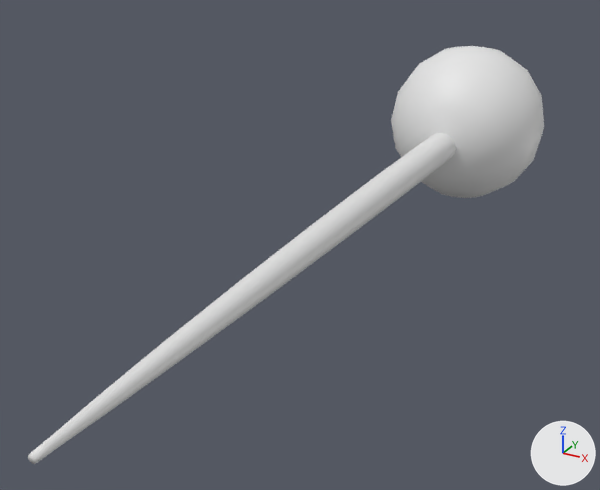
A saved change to the FBX model Assets/models/Squid.fbx.
Before and after are seen from a 50 mm lens placed at (3.25, -10.65, 3.05), pointed at (-0.41, -4.0, -0.28). The lights are fixed; the arrows at lower right show +X, +Y and +Z.

Script lines for the objects in view, before the commit:
```python
me_cylinder_001 = bpy.data.meshes.new('Cylinder.001')
me_cylinder_001.from_pydata(...)  # 2080 vertices, 2050 faces; spans x -0.18..0.18, y -8.01..-0.64, z 1.71..2.08
me_cylinder_002 = bpy.data.meshes.new('Cylinder.002')
me_cylinder_002.from_pydata(...)  # a UV sphere (16 segments, 8 rings, poles along z) spanning x -1.0..1.0, y -1.16..0.84, z 0.97..2.97
ob_cylinder = bpy.data.objects.new('Cylinder', me_cylinder_001)
ob_cylinder.location = (0.0, 0.0, -1.867)
ob_cylinder_001 = bpy.data.objects.new('Cylinder.001', me_cylinder_002)
ob_cylinder_001.location = (0.0, 0.0, -1.867)
```
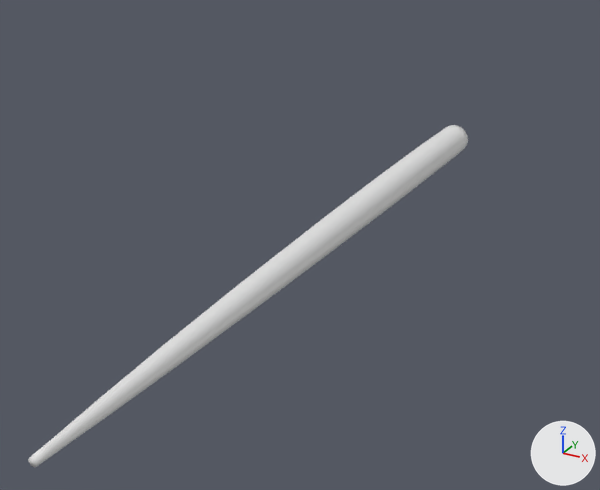
The change, as JSON lines over the scene's bpy script:
```json
{"block": "me_cylinder_001", "where": "me_cylinder_001.from_pydata(...)  # 2080 vertices, 2050 faces; spans x -0.18..0.18, y -8.01..-0.64, z 1.71..2.08"}
{"block": "me_cylinder_001", "where": "# used by ob_cylinder; location = (0.0, 0.0, -1.867)"}
{"block": "me_cylinder_001", "change": "me_cylinder_001 part 1: the whole mesh is moved by (-0.03, 4.54, -1.9)"}
{"op": "set", "path": "ob_cylinder.location", "old": "(0.0, 0.0, -1.867)", "new": "(0.026, -4.538, 0.01)"}
{"op": "remove", "block": "ob_cylinder_001", "code": ["ob_cylinder_001 = bpy.data.objects.new('Cylinder.001', me_cylinder_002)", "ob_cylinder_001.location = (0.0, 0.0, -1.867)"]}
```

What differs and where, as boxes (x1, y1, x2, y2) in the pictures (600 x 490 px):
```json
{"object": "Cylinder.001", "change": "deleted", "before": [391, 46, 544, 198]}
{"object": "Cylinder", "change": "moved", "before": [28, 133, 456, 464], "after": [28, 125, 468, 467]}
```
